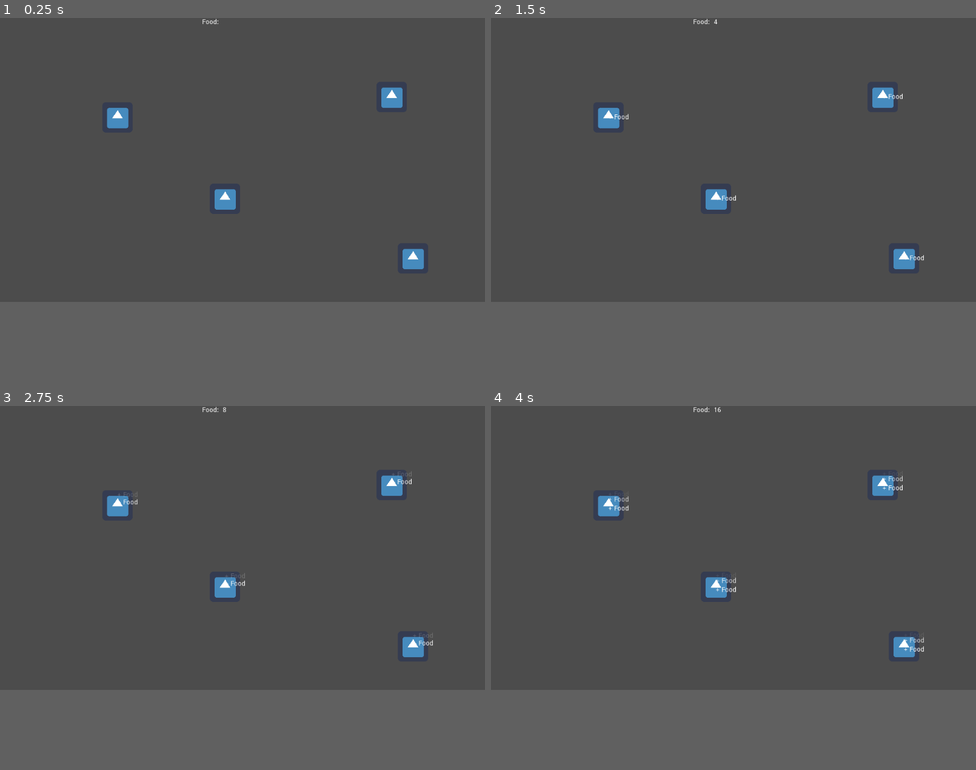
Above: before the commit, frames 1-4 (two rows, left to right).
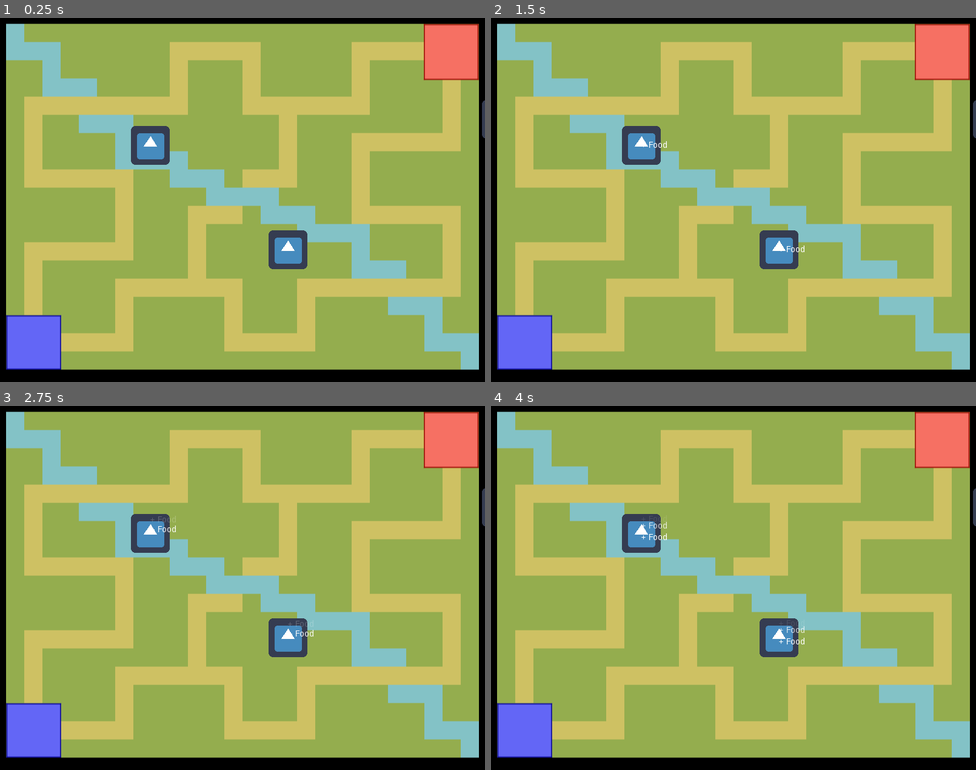
Above: after the commit, the same moments.

Repository: Piet-G/GodotWildJam51
Game: Godot game, scene res://map.tscn
Same seed, same stepped clock (60 frames per second), same inputs: the game is played once before the commit and once after it. The engine's default icon, where the game draws it, is replaced by a stand-in: a white triangle on a blue panel in a dark square.
Inputs:
- Up to frame 1 (0.25 s): no input
- Up to frame 2 (1.5 s): tap Enter at 0.5 s
- Up to frame 3 (2.75 s): no input
- Up to frame 4 (4 s): no input
In our replay, the window is 800x468 before the commit and 800x600 after it. These sizes can differ from the game's own. Grey fills any space a smaller window leaves; there, only what the larger window draws over its background counts as a difference.

The runs differ from the first frame. In frame 1, 87% of the frame differs, in the area x 0-100%, y 0-100%; in frame 2, 87%; in frame 3, 87%; in frame 4, 87%.

Commit message:
map prototype

Diff:
--- a/map.tscn
+++ b/map.tscn
@@ -1,8 +1,13 @@
-[gd_scene load_steps=2 format=2]
+[gd_scene load_steps=3 format=2]
 
 [ext_resource path="res://towers/farm/farm.tscn" type="PackedScene" id=1]
+[ext_resource path="res://assets/map/Map_Summer.png" type="Texture" id=2]
 
 [node name="Map" type="Node2D"]
+
+[node name="Sprite" type="Sprite" parent="."]
+position = Vector2( 400, 299.606 )
+texture = ExtResource( 2 )
 
 [node name="Farm" parent="." instance=ExtResource( 1 )]
 position = Vector2( 872, 508 )
--- a/project.godot
+++ b/project.godot
@@ -19,6 +19,10 @@
 ResourceManager="*res://resource_manager.gd"
 Ui="*res://UI.tscn"
 
+[display]
+
+window/size/width=800
+
 [gui]
 
 common/drop_mouse_on_gui_input_disabled=true
Binary file added: assets/map/Map_Summer.png
Not shown, added: assets/map/Map_Summer.png.import
